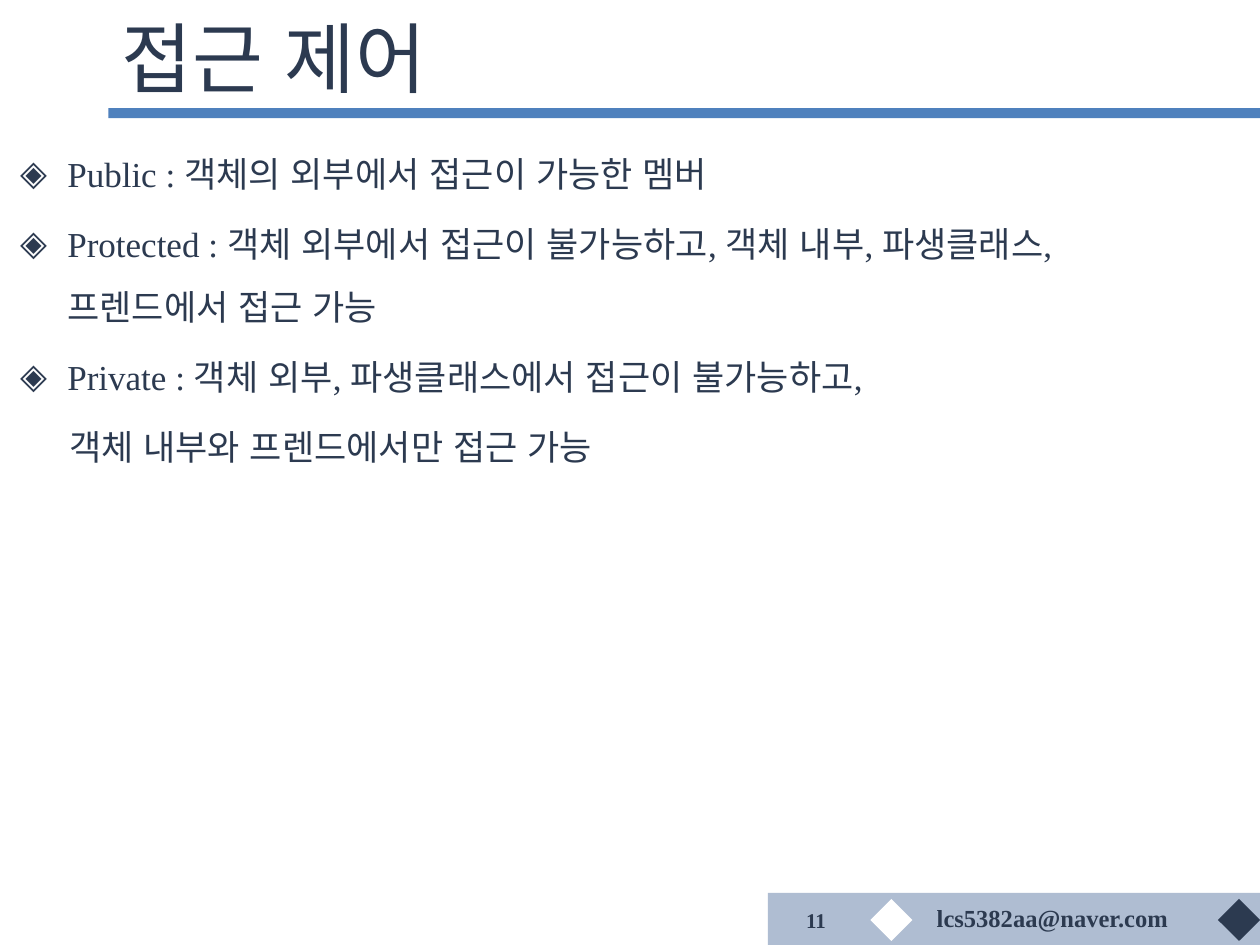
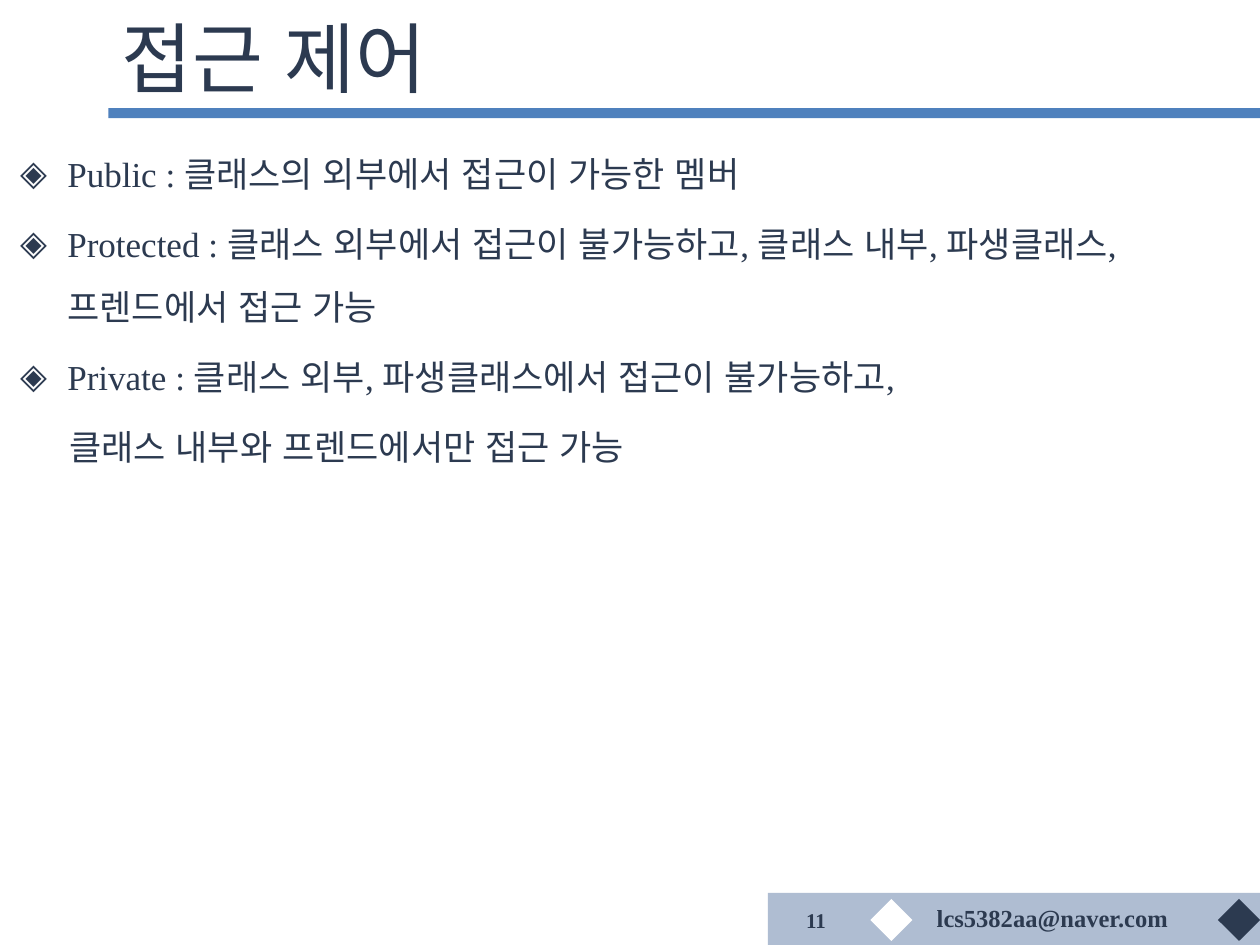
Before and after one commit to lcs5382/cclab_server, a slide deck: slide 11 of lesson_7/7주차실습.pptx. Drawn at 1260x945 pixels with LibreOffice and Linux fonts; fonts in the diff are those of the drawing; background and template pictures are left out. Boxes give left, top, right and bottom in pixels: in the first picture for what was removed or moved away, otherwise in the second. Text is boxed around its words. In the diff, an @@ line names an element or a change of style, - is before the commit and + after.

```diff
--- a/lesson_7/7주차실습.pptx
+++ b/lesson_7/7주차실습.pptx
@@ text at [67,158,1117,463]: text changed @@
-◈ Public : 객체의 외부에서 접근이 가능한 멤버
-◈ Protected : 객체 외부에서 접근이 불가능하고, 객체 내부, 파생클래스, 프렌드에서 접근 가능
-◈ Private : 객체 외부, 파생클래스에서 접근이 불가능하고,
-객체 내부와 프렌드에서만 접근 가능
+◈ Public : 클래스의 외부에서 접근이 가능한 멤버
+◈ Protected : 클래스 외부에서 접근이 불가능하고, 클래스 내부, 파생클래스, 프렌드에서 접근 가능
+◈ Private : 클래스 외부, 파생클래스에서 접근이 불가능하고,
+클래스 내부와 프렌드에서만 접근 가능
```
Also in this commit, not shown: 1 other file.
